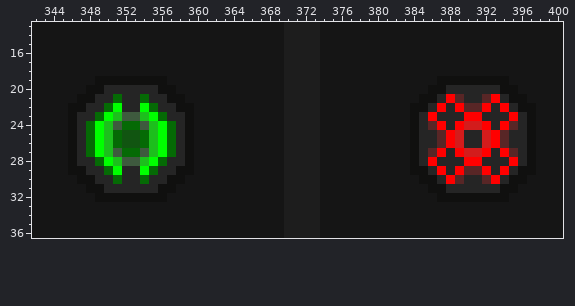
File history of a pixel-art file, OriginOfLoot/Content/ase_dev/map.ase. Above is the file before it was changed.
640x360 pixels, 1 frame. Colours within 5 levels of each other are drawn and written as one. Shown: x 342..400, y 13..36. The commit also changed other parts of the picture, which this record leaves out.
Now the later version:
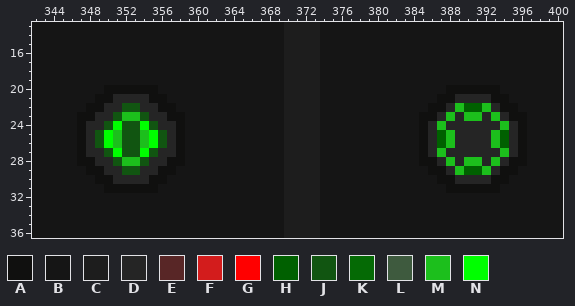
Palette (. is transparent): A #10100f  B #151515  C #1d1d1d  D #252525  E #582626  F #d31c1c  G #ff0000  H #006000  J #115511  K #056a05  L #3e5a3e  M #1cbf1c  N #00ff00
What changed:
@@ x 342..400 @@
 18 BBBBBBBBBBBBBBBBBBBBBBBBBBBBCCCCBBBBBBBBBBBBBBBBBBBBBBBBBBB
-19 BBBBBBBAAAAAAAABBBBBBBBBBBBBCCCCBBBBBBBBBBBBBAAAAAAAABBBBBB
-20 BBBBBBAADDDDDDAABBBBBBBBBBBBCCCCBBBBBBBBBBBBAADDDDDDAABBBBB
-21 BBBBBAADDKDDKDDAABBBBBBBBBBBCCCCBBBBBBBBBBBAADGEDDEGDAABBBB
-22 BBBBAADDKNDDNKDDAABBBBBBBBBBCCCCBBBBBBBBBBAADGDGEEGDGDAABBB
-23 BBBBADDKNMLLMNKDDABBBBBBBBBBCCCCBBBBBBBBBBADGDDDGGDDDGDABBB
-24 BBBBADKNMLKKLMNKDABBBBBBBBBBCCCCBBBBBBBBBBADEGDGFFGDGEDABBB
-25 BBBBADKNMKJJKMNKDABBBBBBBBBBCCCCBBBBBBBBBBADDEGFDDFGEDDABBB
-26 BBBBADKNMKJJKMNKDABBBBBBBBBBCCCCBBBBBBBBBBADDEGFDDFGEDDABBB
-27 BBBBADKNMLKKLMNKDABBBBBBBBBBCCCCBBBBBBBBBBADEGDGFFGDGEDABBB
-28 BBBBADDKNMLLMNKDDABBBBBBBBBBCCCCBBBBBBBBBBADGDDDGGDDDGDABBB
-29 BBBBAADDKNDDNKDDAABBBBBBBBBBCCCCBBBBBBBBBBAADGDGEEGDGDAABBB
-30 BBBBBAADDKDDKDDAABBBBBBBBBBBCCCCBBBBBBBBBBBAADGEDDEGDAABBBB
-31 BBBBBBAADDDDDDAABBBBBBBBBBBBCCCCBBBBBBBBBBBBAADDDDDDAABBBBB
-32 BBBBBBBAAAAAAAABBBBBBBBBBBBBCCCCBBBBBBBBBBBBBAAAAAAAABBBBBB
+19 BBBBBBBBBBBBBBBBBBBBBBBBBBBBCCCCBBBBBBBBBBBBBBBBBBBBBBBBBBB
+20 BBBBBBBBAAAAAABBBBBBBBBBBBBBCCCCBBBBBBBBBBBBBBAAAAAABBBBBBB
+21 BBBBBBBAADDDDAABBBBBBBBBBBBBCCCCBBBBBBBBBBBBBAADDDDAABBBBBB
+22 BBBBBBAADDJJDDAABBBBBBBBBBBBCCCCBBBBBBBBBBBBAADMHHMDAABBBBB
+23 BBBBBAADDJMMJDDAABBBBBBBBBBBCCCCBBBBBBBBBBBAADMDMMDMDAABBBB
+24 BBBBBADDJNJJNJDDABBBBBBBBBBBCCCCBBBBBBBBBBBADMDDDDDDMDABBBB
+25 BBBBBADJNMJJMNJDABBBBBBBBBBBCCCCBBBBBBBBBBBADHMDDDDMHDABBBB
+26 BBBBBADJNMJJMNJDABBBBBBBBBBBCCCCBBBBBBBBBBBADHMDDDDMHDABBBB
+27 BBBBBADDJNJJNJDDABBBBBBBBBBBCCCCBBBBBBBBBBBADMDDDDDDMDABBBB
+28 BBBBBAADDJMMJDDAABBBBBBBBBBBCCCCBBBBBBBBBBBAADMDMMDMDAABBBB
+29 BBBBBBAADDJJDDAABBBBBBBBBBBBCCCCBBBBBBBBBBBBAADMHHMDAABBBBB
+30 BBBBBBBAADDDDAABBBBBBBBBBBBBCCCCBBBBBBBBBBBBBAADDDDAABBBBBB
+31 BBBBBBBBAAAAAABBBBBBBBBBBBBBCCCCBBBBBBBBBBBBBBAAAAAABBBBBBB
+32 BBBBBBBBBBBBBBBBBBBBBBBBBBBBCCCCBBBBBBBBBBBBBBBBBBBBBBBBBBB
 33 BBBBBBBBBBBBBBBBBBBBBBBBBBBBCCCCBBBBBBBBBBBBBBBBBBBBBBBBBBB
Where, in picture pixels (left, top, right, bottom), the same in both pictures:
changed: (68, 76, 194, 202)
changed: (410, 76, 536, 202)
